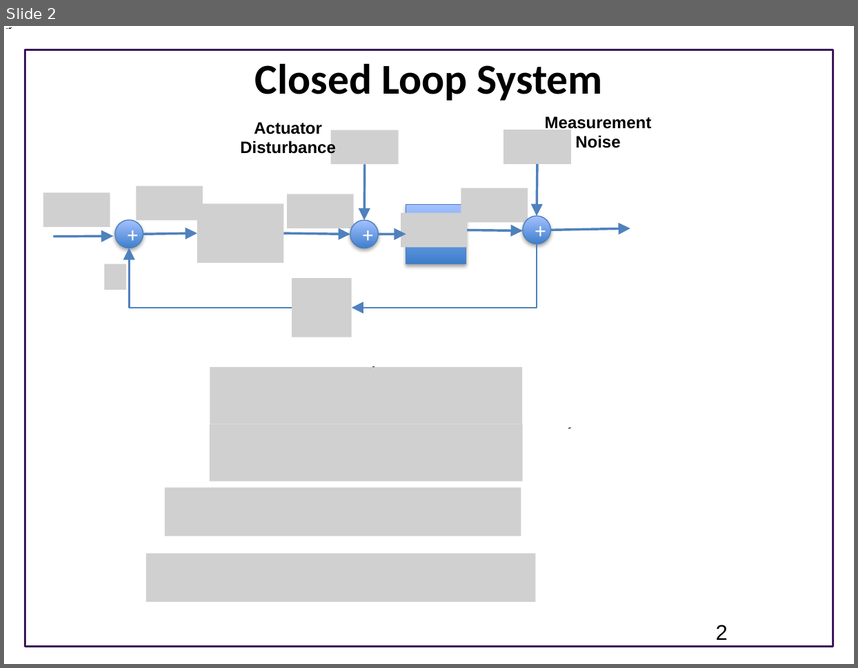
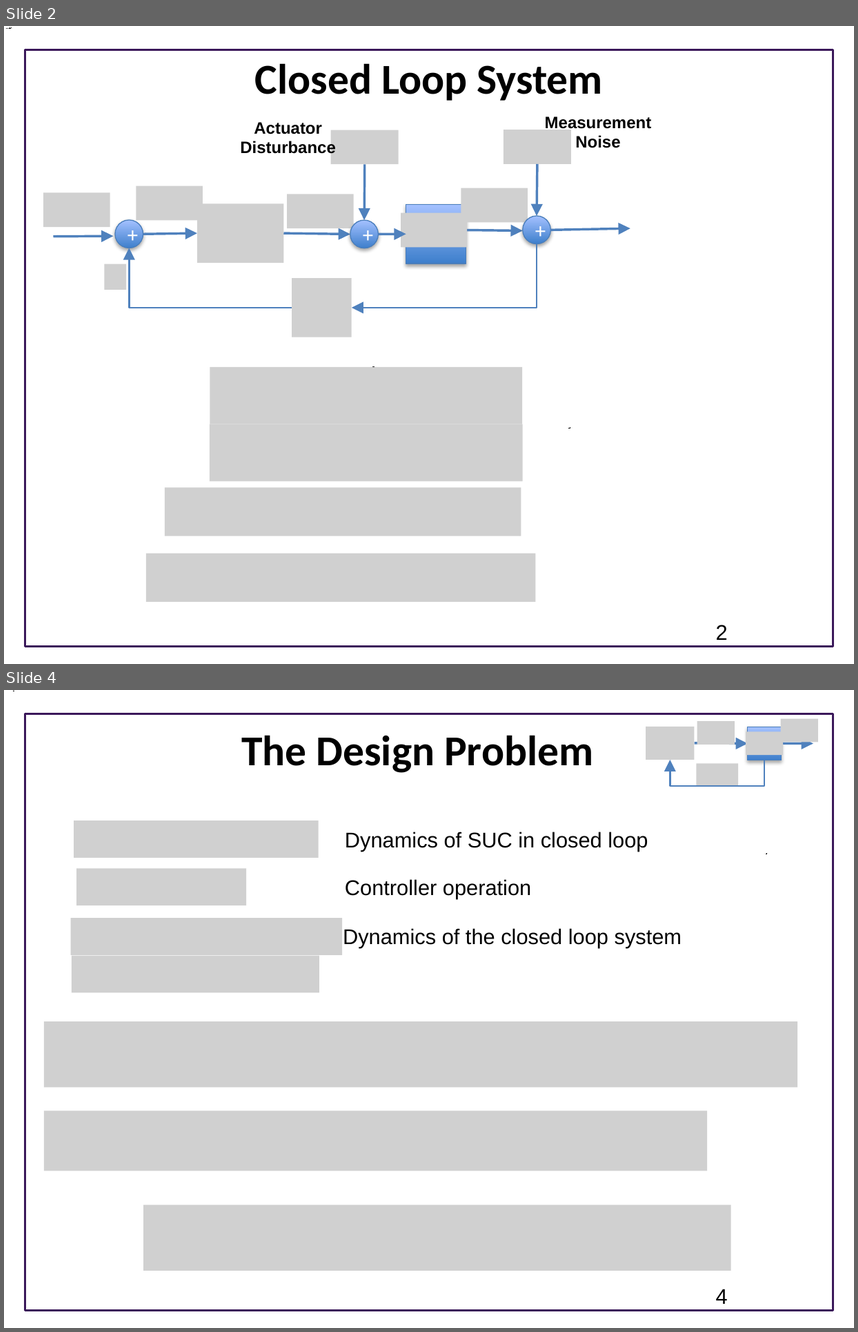
Before and after one commit to joseph-hellerstein/advanced-controls-lectures, a slide deck: Lecture_22-Designing-Closed-Loop-Systems/Designing-Proportional-Controllers.pptx. Shown one above the other, each under a label of ours: slide 2 before the commit, slides 2 and 4 after it; the slides between them are not shown. The pictures are 858x668 and 858x1332 pixels, drawn with LibreOffice and Linux fonts; fonts in the diff are those of the drawing; grey boxes stand for pictures; background and template pictures are left out. Boxes give left, top, right and bottom in pixels: in the first picture for what was removed or moved away, otherwise in the second. Text is boxed around its words. In the diff, an @@ line names an element or a change of style, - is before the commit and + after.

```diff
--- a/Lecture_22-Designing-Closed-Loop-Systems/Designing-Proportional-Controllers.pptx
+++ b/Lecture_22-Designing-Closed-Loop-Systems/Designing-Proportional-Controllers.pptx
@@ slide 4 added at (4, 690, 854, 1328), background #FFFFFF; not listed: 1 template element that a slide beside it also shows @@
@@ title added at (241, 735, 593, 773), 36 pt, text #000000, bold @@
+The Design Problem
@@ group added at (646, 719, 818, 787): 5 pictures, 2 arrows, 1 rectangle, 1 elbow arrow @@
@@ picture added at (74, 820, 319, 858) @@
@@ text added at (345, 831, 648, 851), 18 pt, text #000000 @@
+Dynamics of SUC in closed loop
@@ picture added at (76, 869, 246, 906) @@
@@ text added at (345, 879, 531, 898), 18 pt, text #000000 @@
+Controller operation
@@ picture added at (70, 918, 341, 955) @@
@@ text added at (343, 928, 682, 948), 18 pt, text #000000 @@
+Dynamics of the closed loop system
@@ picture added at (72, 955, 319, 993) @@
@@ picture added at (44, 1021, 798, 1087) @@
@@ picture added at (44, 1111, 707, 1171) @@
@@ picture added at (143, 1204, 731, 1270) @@
@@ page number added at (716, 1288, 728, 1303), 18 pt, text #000000 @@
+4
```
Also in this commit, not shown: 1 slide changed, 4 other slides added.
